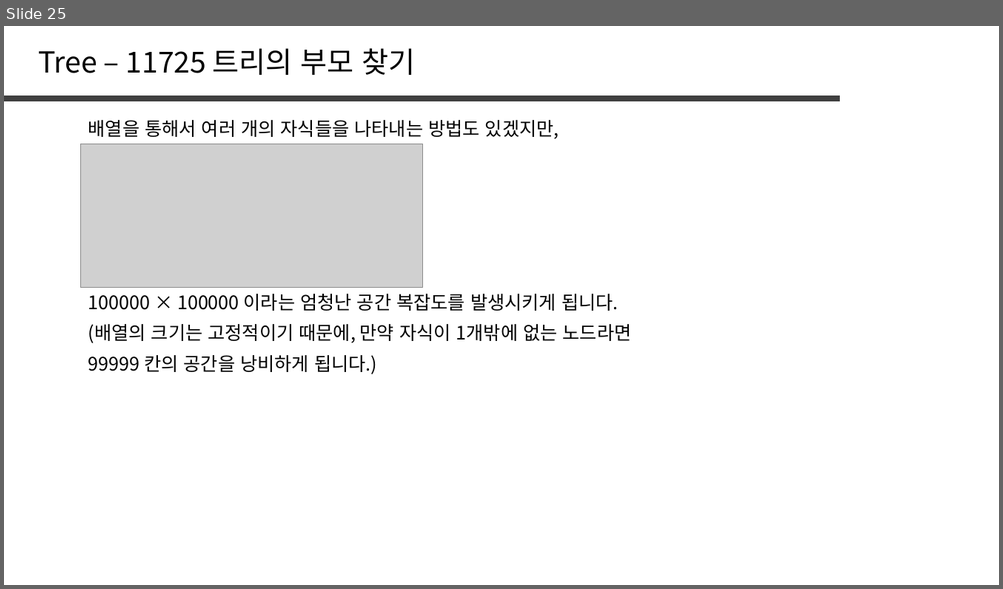
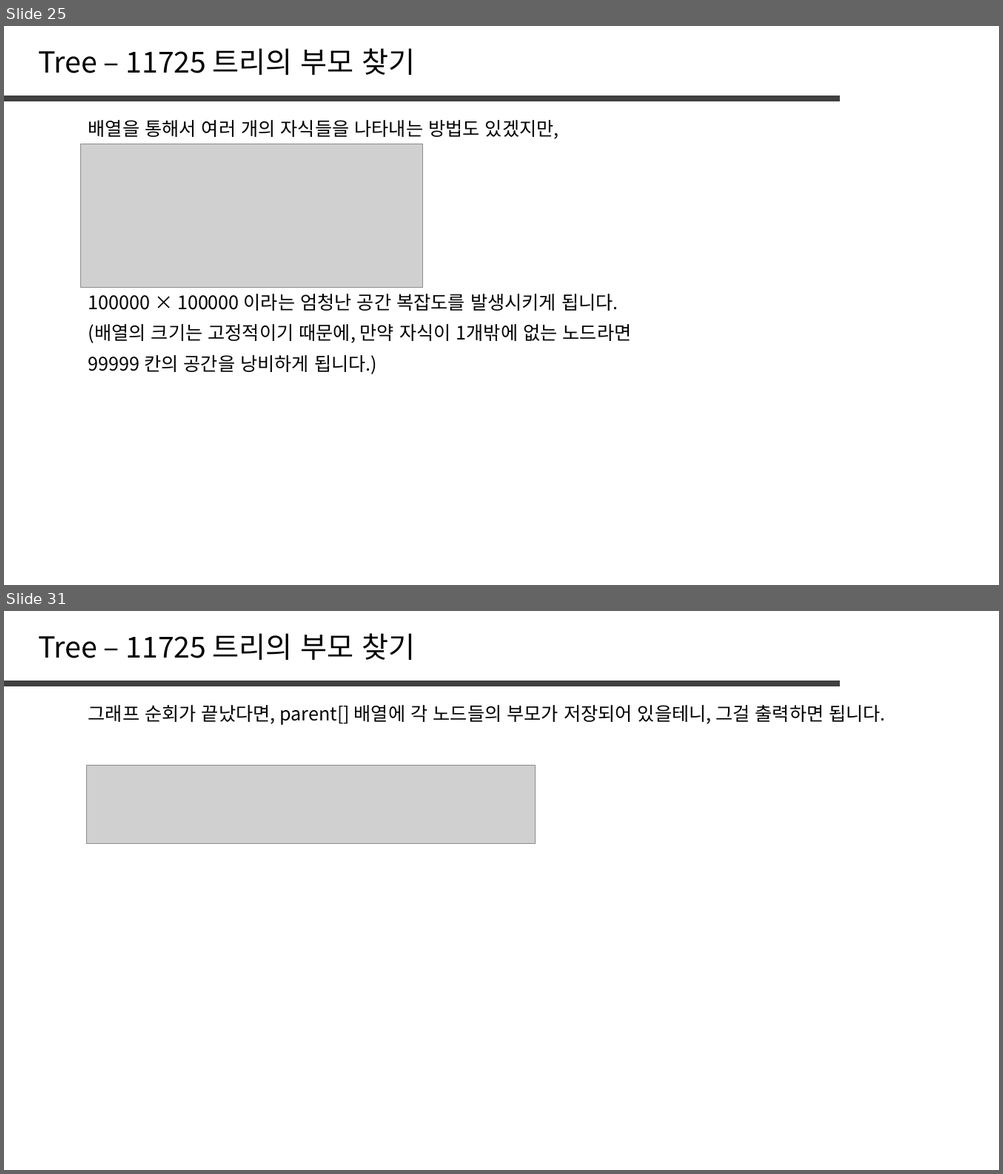
Before and after one commit to jaehoo1/PS-study, a slide deck: study/8_Tree, Graph.pptx. Shown one above the other, each under a label of ours: slide 25 before the commit, slides 25 and 31 after it; the slides between them are not shown. The pictures are 1003x589 and 1003x1174 pixels, drawn with LibreOffice and Linux fonts; fonts in the diff are those of the drawing; grey boxes stand for pictures. Boxes give left, top, right and bottom in pixels: in the first picture for what was removed or moved away, otherwise in the second. Text is boxed around its words. In the diff, an @@ line names an element or a change of style, - is before the commit and + after.

```diff
--- a/study/8_Tree, Graph.pptx
+++ b/study/8_Tree, Graph.pptx
@@ slide 31 added at box(4, 611, 999, 1170), background #FFFFFF @@
@@ text added at box(38, 633, 415, 660), 28 pt, text #000000 @@
+Tree – 11725 트리의 부모 찾기
@@ line added from (4, 684) to (839, 684), #404040 6 pt @@
@@ text added at box(88, 705, 885, 725), 18 pt, text #000000 @@
+그래프 순회가 끝났다면, parent[] 배열에 각 노드들의 부모가 저장되어 있을테니, 그걸 출력하면 됩니다.
@@ picture added at box(87, 766, 535, 844) @@
```
Also in this commit, not shown: 3 slides changed, 4 other slides added.
